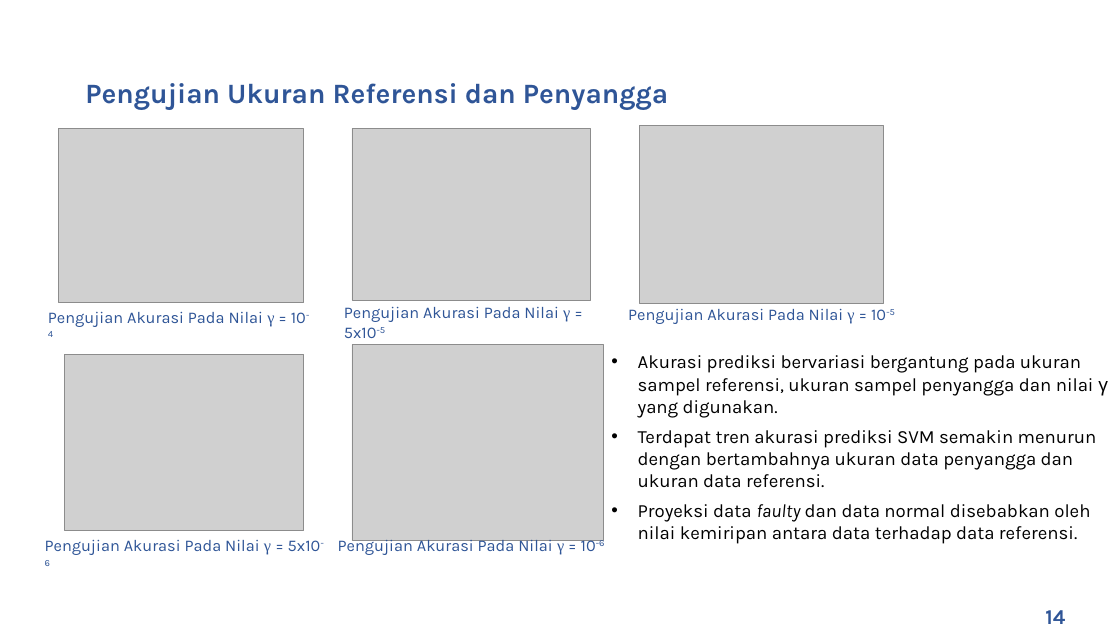
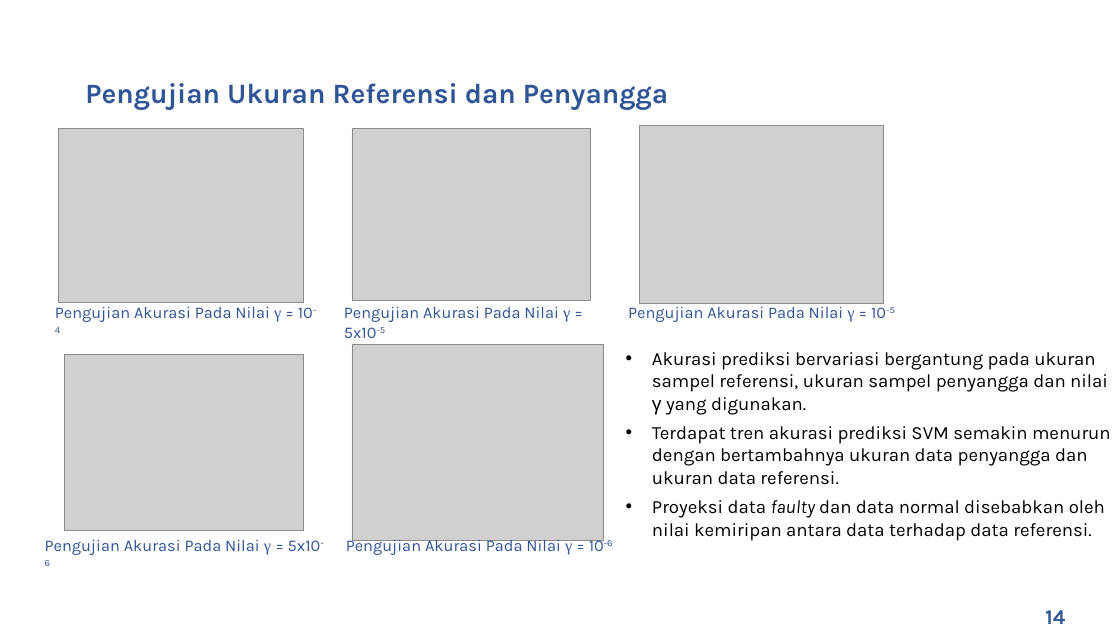
Before and after one commit to rezaandriady/TA_RezaAndriady, a slide deck: slide 15 of Presentasi/Draft Presentasi Reza Andriady - 44976.pptx. Drawn at 1120x630 pixels with LibreOffice and Linux fonts; fonts in the diff are those of the drawing; grey boxes stand for pictures; background and template pictures are left out. Boxes give left, top, right and bottom in pixels: in the first picture for what was removed or moved away, otherwise in the second. Text is boxed around its words. In the diff, an @@ line names an element or a change of style, - is before the commit and + after.

```diff
--- a/Presentasi/Draft Presentasi Reza Andriady - 44976.pptx
+++ b/Presentasi/Draft Presentasi Reza Andriady - 44976.pptx
@@ text "Pengujian Akurasi Pada Nilai γ ...": place and size @@
-text "Pengujian Akurasi Pada Nilai γ ..." at [48, 312, 306, 337]
+text "Pengujian Akurasi Pada Nilai γ ..." at [55, 307, 313, 333]
@@ text "Pengujian Akurasi Pada Nilai γ ..." rewrapped from [628, 309, 895, 324] to [628, 303, 895, 322] @@
@@ text "Akurasi prediksi bervariasi bergantung pada ..." rewrapped from [638, 355, 1108, 544] to [652, 352, 1111, 541] @@
@@ text "Pengujian Akurasi Pada Nilai γ ...": place and size @@
-text "Pengujian Akurasi Pada Nilai γ ..." at [338, 537, 605, 555]
+text "Pengujian Akurasi Pada Nilai γ ..." at [346, 537, 613, 555]
```
Also in this commit, not shown: 15 other slides changed.
